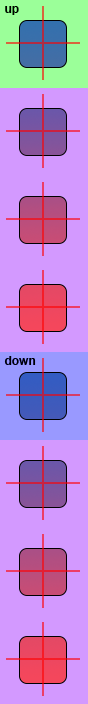
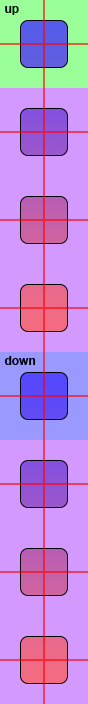
The second 88x704 image is a revision of the first. Changes to its layers:
painted on "crosshairs" over 0, 0, 88, 704
painted on "button outlines" (1st of 2) over 19, 20, 68, 332
painted on "button outlines" (2nd of 2) over 19, 372, 68, 684
